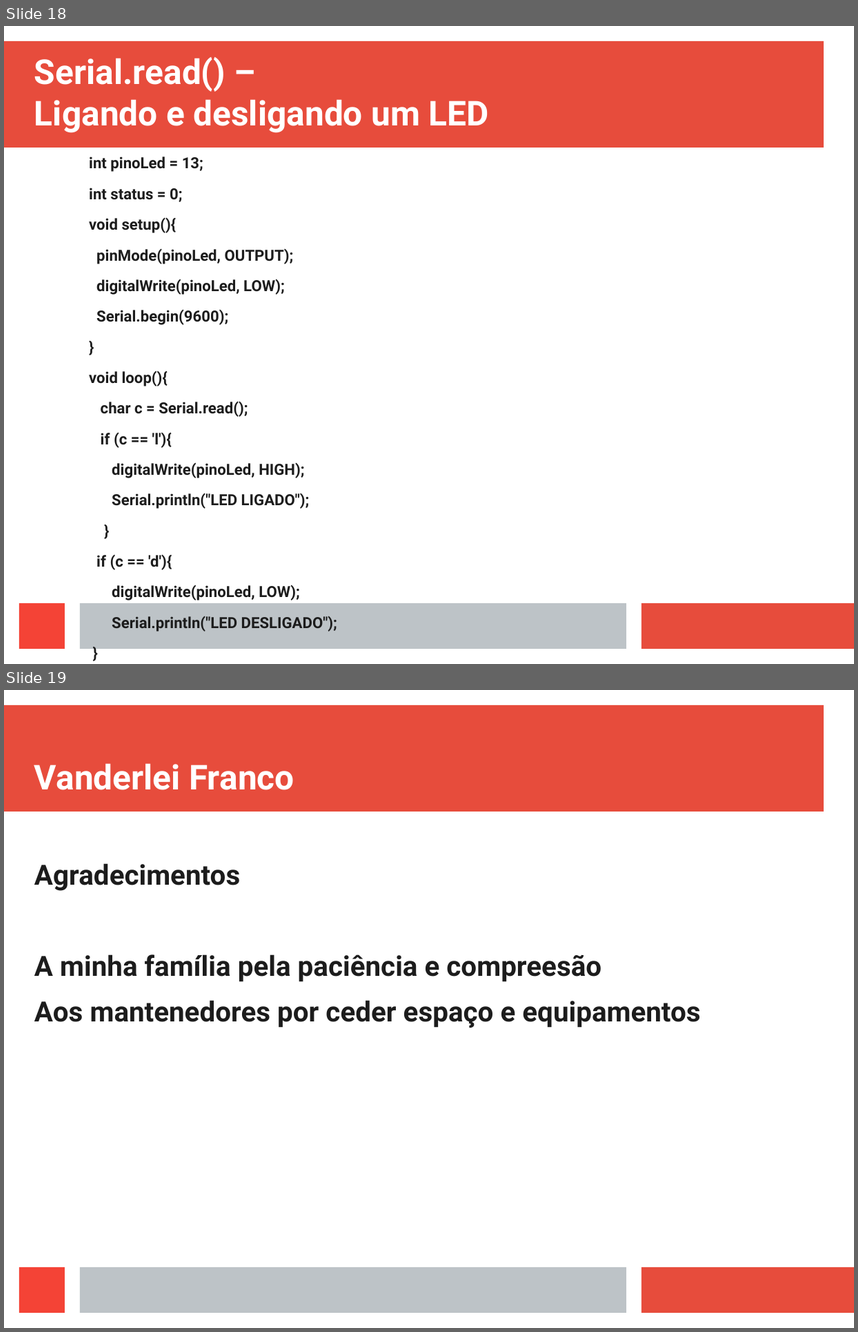
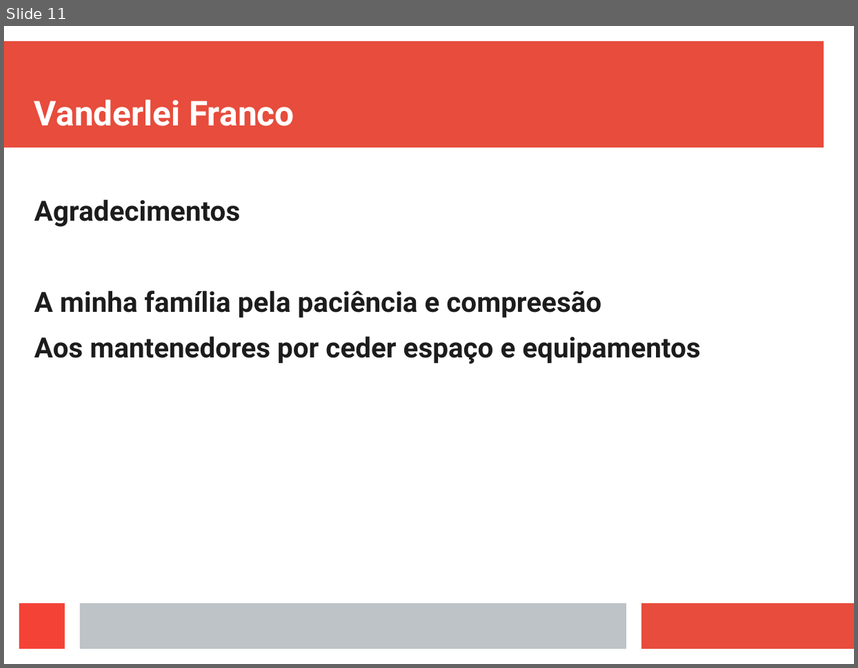
Before and after one commit to vanderfranco/arduino_curso, a slide deck: apr4.odp. Shown one above the other, each under a label of ours: slides 18 and 19 before the commit, slide 11 after it. The pictures are 858x1332 and 858x668 pixels, drawn with LibreOffice and Linux fonts; fonts in the diff are those of the drawing. Boxes give left, top, right and bottom in pixels: in the first picture for what was removed or moved away, otherwise in the second. Text is boxed around its words. In the diff, an @@ line names an element or a change of style, - is before the commit and + after.

```diff
--- a/apr4.odp
+++ b/apr4.odp
@@ slide 18 removed at box(4, 26, 854, 664), background #FFFFFF; not listed: 4 template elements that a slide beside it also shows @@
@@ title removed at box(34, 57, 489, 133) @@
-Serial.read() –
-Ligando e desligando um LED
@@ text removed at box(89, 156, 337, 631) @@
-int pinoLed = 13;
-int status = 0;
-void setup(){
-pinMode(pinoLed, OUTPUT);
-digitalWrite(pinoLed, LOW);
-Serial.begin(9600);
-}
-void loop(){
-char c = Serial.read();
-if (c == 'l'){
-digitalWrite(pinoLed, HIGH);
-Serial.println("LED LIGADO");
-}
-if (c == 'd'){
-digitalWrite(pinoLed, LOW);
-Serial.println("LED DESLIGADO");
-}
-}
@@ what was slide 19 is now slide 11 @@
```
Also in this commit, not shown: 1 slide changed, 2 slides added, 9 other slides removed, 2 other files.
